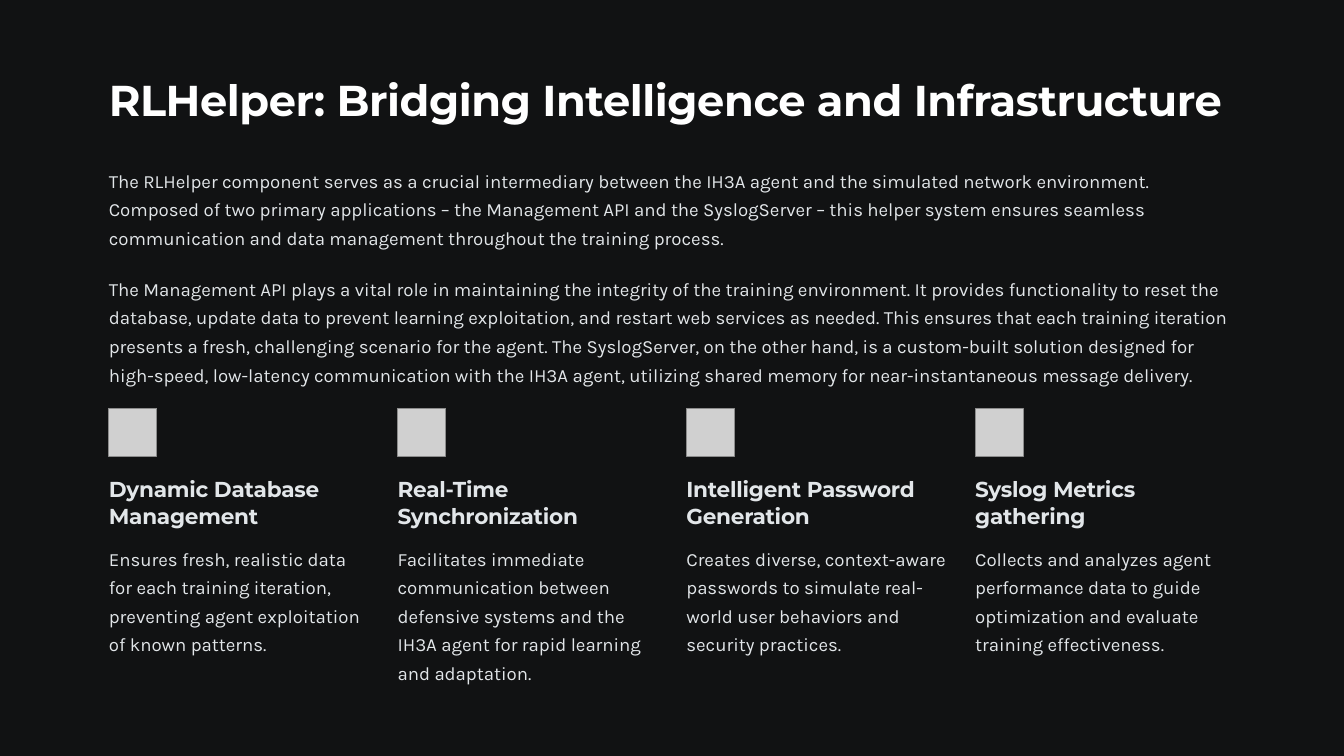
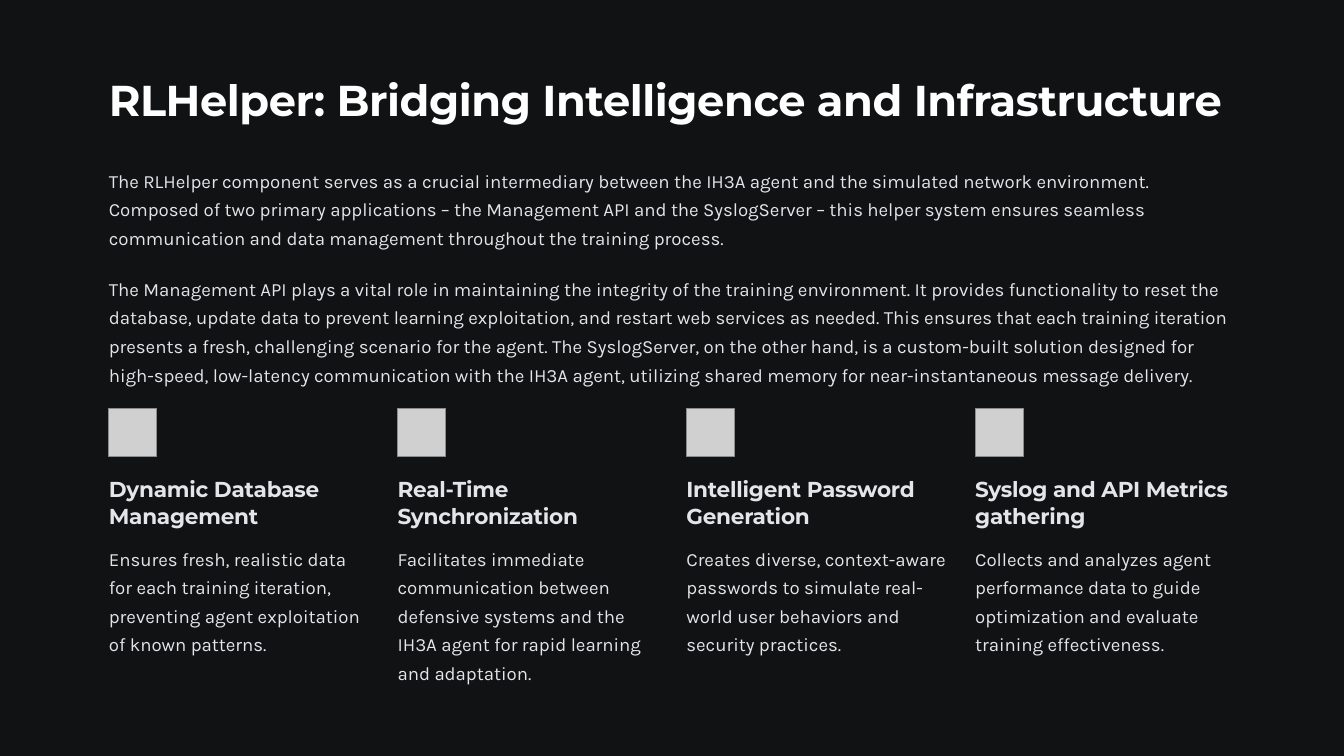
Before and after one commit to flacman/IH3A, a slide deck: slide 7 of IH3A-Intelligent-Hacking-Auto-Attacking-Agent-Framework.pptx. Drawn at 1344x756 pixels with LibreOffice and Linux fonts; fonts in the diff are those of the drawing; grey boxes stand for pictures; background and template pictures are left out. Boxes give left, top, right and bottom in pixels: in the first picture for what was removed or moved away, otherwise in the second. Text is boxed around its words. In the diff, an @@ line names an element or a change of style, - is before the commit and + after.

```diff
--- a/IH3A-Intelligent-Hacking-Auto-Attacking-Agent-Framework.pptx
+++ b/IH3A-Intelligent-Hacking-Auto-Attacking-Agent-Framework.pptx
@@ text at box(975, 480, 1228, 529): text changed @@
-Syslog Metrics gathering
+Syslog and API Metrics gathering
```
Also in this commit, not shown: 4 other slides changed, 1 slide removed, 5 other files.
